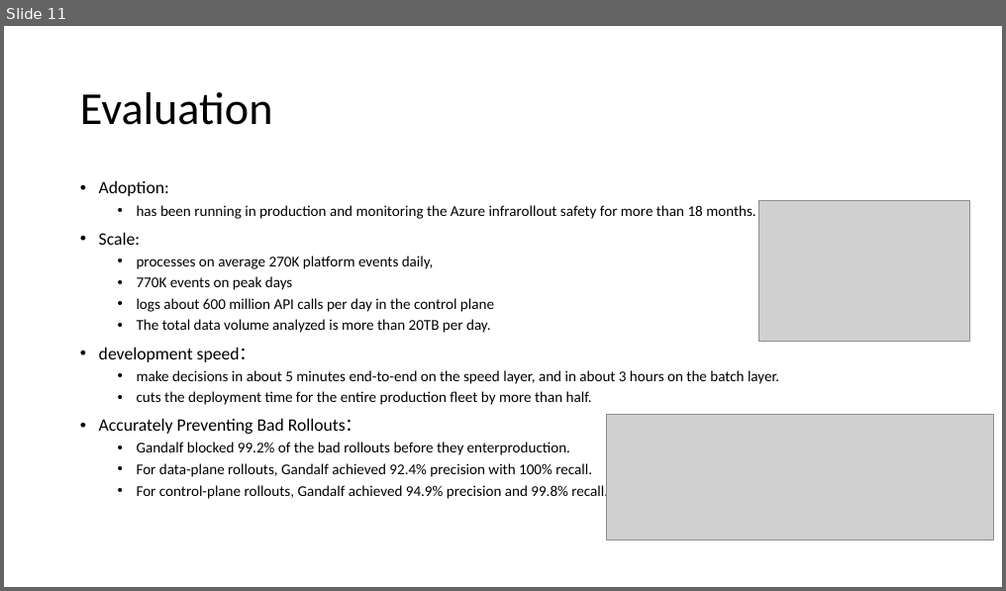
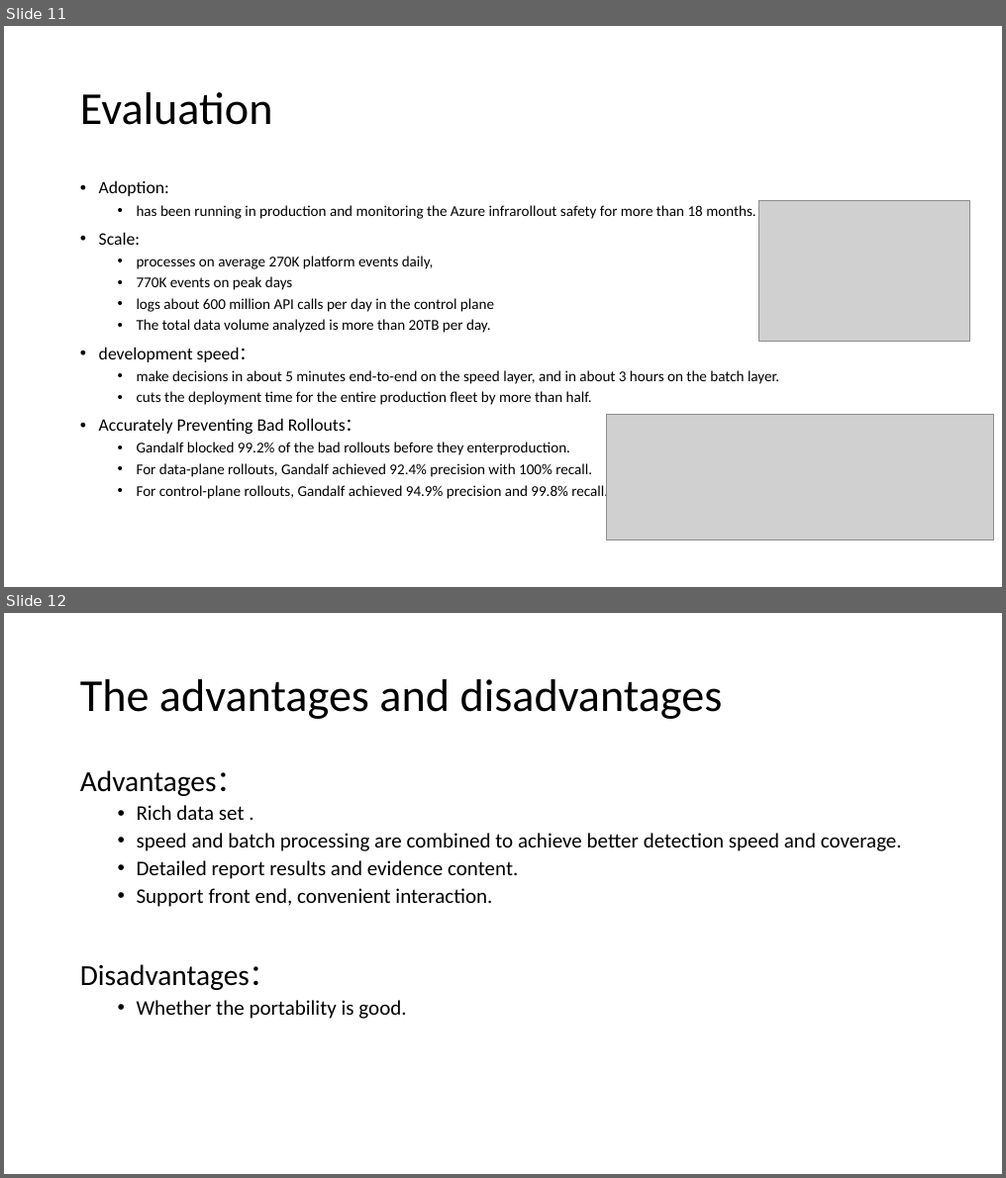
Before and after one commit to JiayanFighting/MECReference, a slide deck: Gandalf/Gandalf.pptx. Shown one above the other, each under a label of ours: slide 11 before the commit, slides 11 and 12 after it. The pictures are 1006x591 and 1006x1178 pixels, drawn with LibreOffice and Linux fonts; fonts in the diff are those of the drawing; grey boxes stand for pictures. Boxes give left, top, right and bottom in pixels: in the first picture for what was removed or moved away, otherwise in the second. Text is boxed around its words. In the diff, an @@ line names an element or a change of style, - is before the commit and + after.

```diff
--- a/Gandalf/Gandalf.pptx
+++ b/Gandalf/Gandalf.pptx
@@ slide 12 added at bbox=[4, 613, 1002, 1174], background #FFFFFF @@
@@ title added at bbox=[80, 679, 723, 719], 44 pt, text #000000 @@
+The advantages and disadvantages
@@ text added at bbox=[80, 770, 902, 1019], 20 pt, text #000000 @@
+Advantages：
+  • Rich data set .
+  • speed and batch processing are combined to achieve better detection speed and coverage.
+  • Detailed report results and evidence content.
+  • Support front end, convenient interaction.
+Disadvantages：
+  • Whether the portability is good.
```
Also in this commit, not shown: 1 slide changed, 3 other files.
